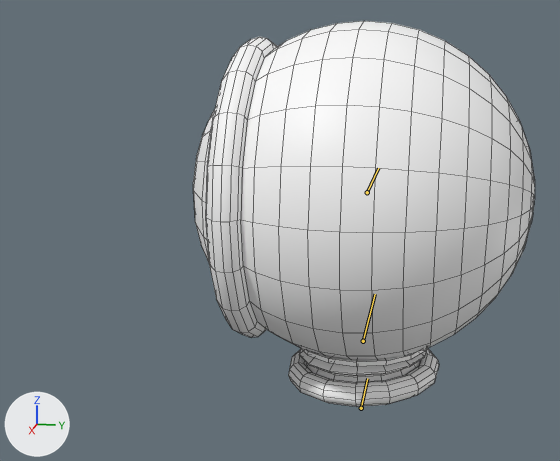
The FBX model Assets/Art/Animations/UHelmet/Anim_Helmet_Run_60fps.fbx, before and after one commit.
Camera for both pictures: a 50 mm lens placed at (1.271, 0.138, 1.818), pointed at (-0.022, -0.121, 1.495). Arrows for +X, +Y and +Z are at lower left; the lights stay in place. The bones that bend it are drawn over the model as lines. Mesh edges are drawn as thin lines.

In view in the first picture: 'HELMET'.
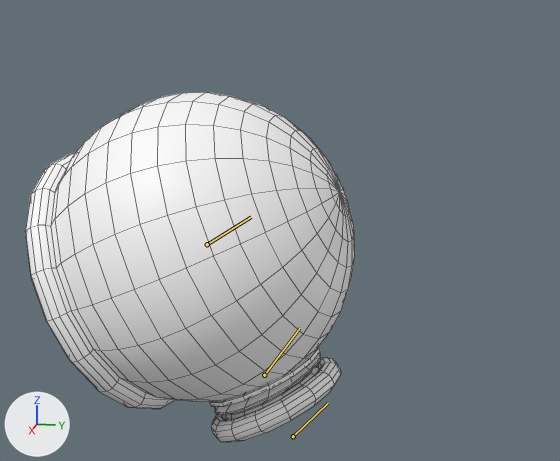
The newer file adds an action. The first version stands in its rest pose; the second is drawn at frame 43 of the action 'Take 001'.

Location of each change, [x1, y1, x2, y2] in pixels of the pictures (560 x 461 px):
'HELMET', posed (9% shorter)
    before: [193, 21, 535, 407]
    after: [26, 92, 355, 442]
bone 'HELMET_ROOT', root to tip
    before: (361, 408) to (367, 378)
    after: (293, 436) to (328, 403)
bone 'Neck', root to tip
    before: (363, 341) to (375, 294)
    after: (264, 375) to (300, 328)

What the commit changed:
Bone 'HELMET_ROOT' (bone_helmet_root) moves from (0.0, 0.0, 0.0) to (-7.57, 1.19, 12.44).
Bone 'HELMET_ROOT' (bone_helmet_root) turns from (0, 0, 0) to (-25, -26, 4) degrees about its own x, y and z.
Bone 'Neck' (bone_neck) turns from (0, 0, 0) to (20, 2, 0) degrees about its own x, y and z.
